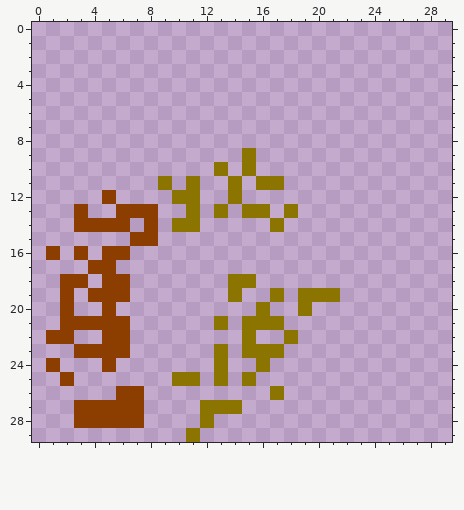
Pixel-art sprite, stored at Assets/Maps/MapLayer2.png. Above is the file before it was changed.
The file is 30x30 pixels.
The same view after the edit:
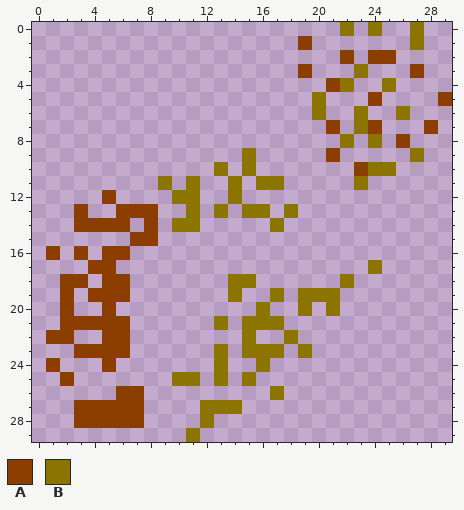
Palette (. is transparent): A #8b3e00  B #8b7400
Edits made:
Colour A is added in row 1 at x 19; in row 2 at x 22 and 24 to 25; in row 3 at x 19 and 27; in row 4 at x 21; in row 5 at x 24 and 29; in row 7 at x 21, 24 and 28.
Colour A is added in row 8 at x 26; in row 9 at x 21; in row 10 at x 23.
Colour B is added in row 0 at x 22, 24 and 27; in row 1 at x 27; in row 3 at x 23; in row 4 at x 22 and 25; in row 5 at x 20; in row 6 at x 20, 23 and 26.
Colour B is added in row 7 at x 23; in row 8 at x 22 and 24; in row 9 at x 27; in row 10 at x 24 to 25; in row 11 at x 23; in row 17 at x 24.
Colour B is added in row 18 at x 22; in row 20 at x 21; in row 23 at x 19.
Boxes around the changes in both pictures, in picture pixels (x1, y1, x2, y2):
added: (298, 22, 452, 190)
added: (298, 260, 382, 358)
